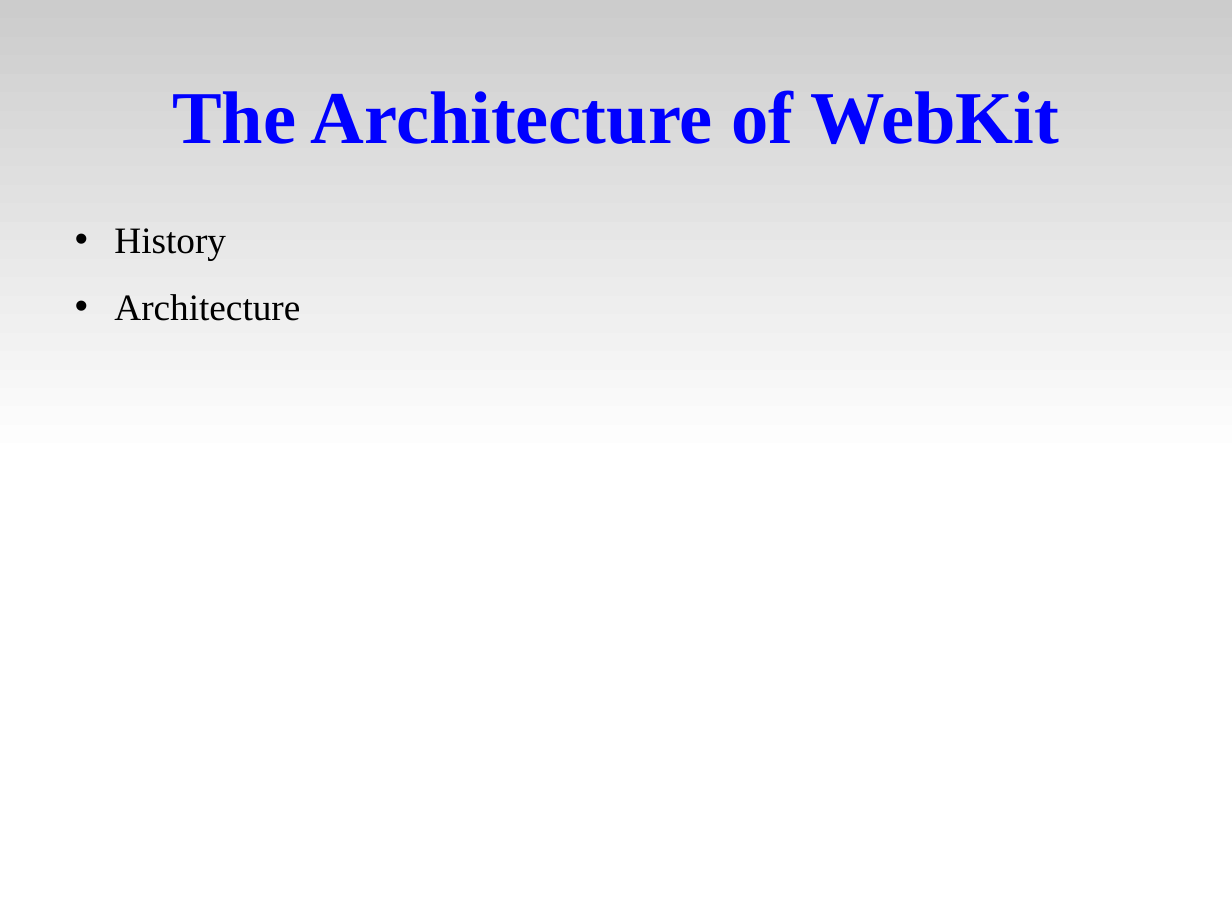
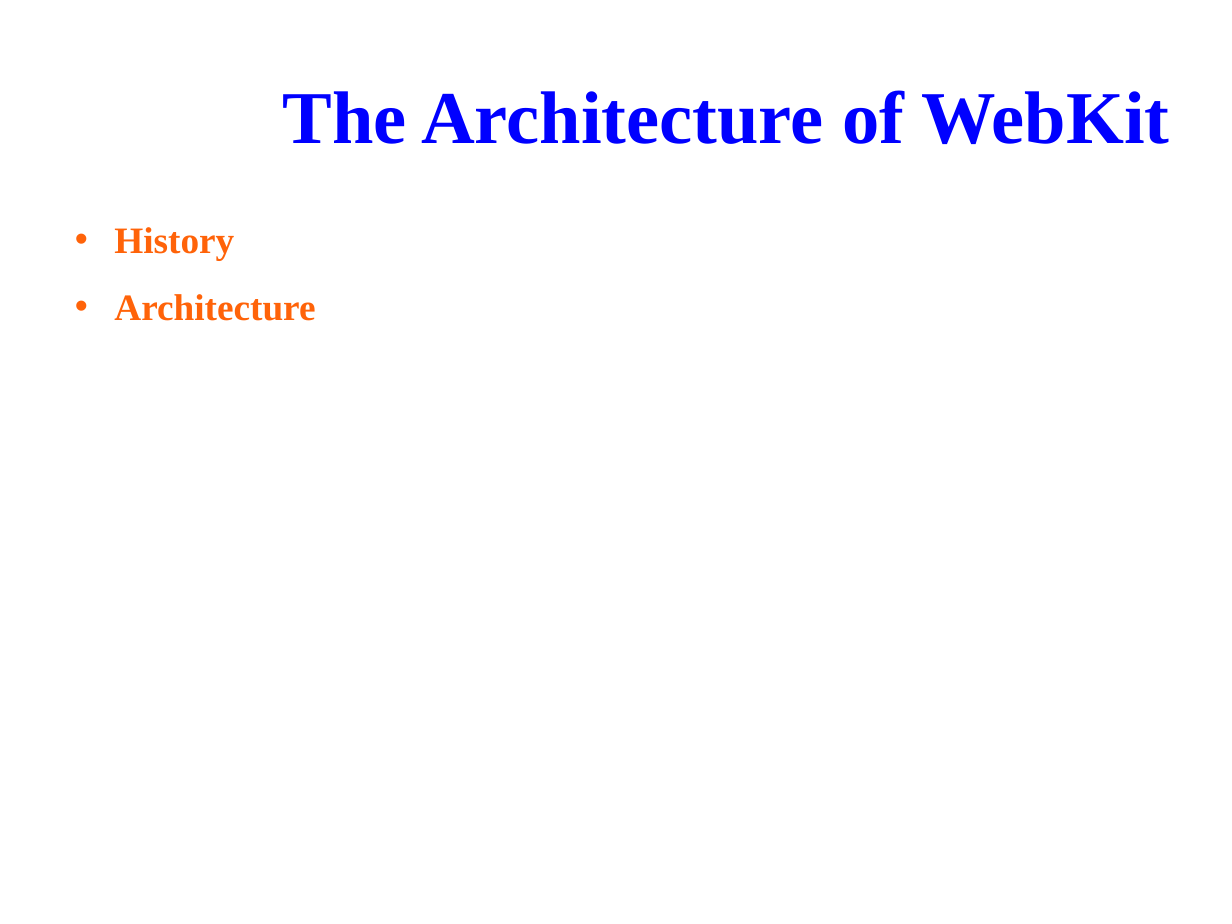
Before and after one commit to tsaicw/browser_research, a slide deck: slide 3 of WebKit/WebKit.odp. Drawn at 1232x924 pixels with LibreOffice and Linux fonts; fonts in the diff are those of the drawing; background and template pictures are left out. Boxes give left, top, right and bottom in pixels: in the first picture for what was removed or moved away, otherwise in the second. Text is boxed around its words. In the diff, an @@ line names an element or a change of style, - is before the commit and + after.

Commit message:
[WebKit]   Change the presentation's theme.   Modify the "Table of Contents".   Change "Http Protocol" page to "Network Communication" page.   Add "Major Classes for Loading" page.

```diff
--- a/WebKit/WebKit.odp
+++ b/WebKit/WebKit.odp
@@ rectangle removed at box(0, 0, 1232, 462) @@
@@ title "The Architecture of WebKit" at box(283, 90, 1169, 144): alignment centre to right @@
@@ text "History" at box(114, 227, 315, 321): text colour #000000 to #FF6309, bold on @@
```
Also in this commit, not shown: 60 other slides changed, 2 slides added, 1 slide removed.
